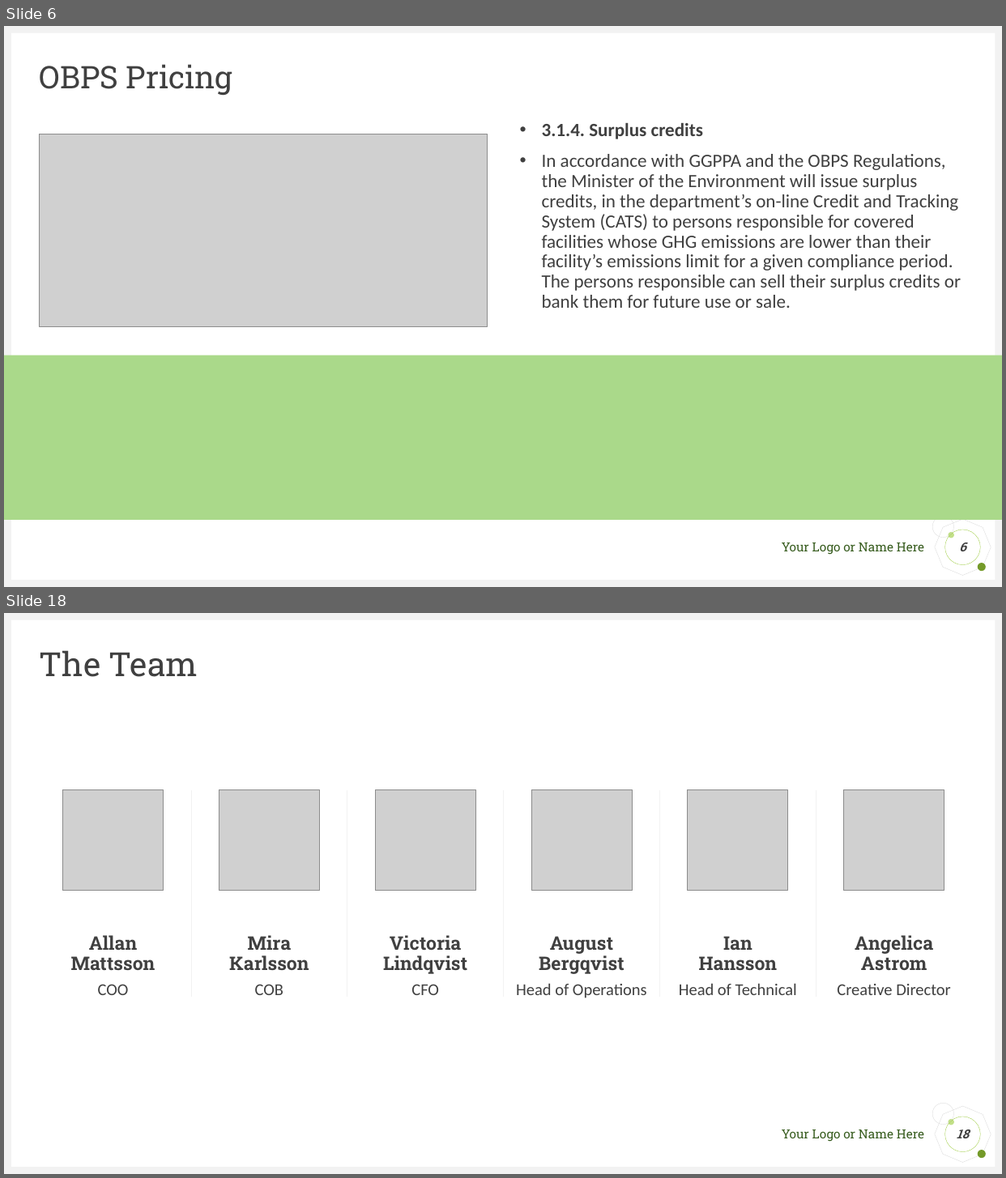
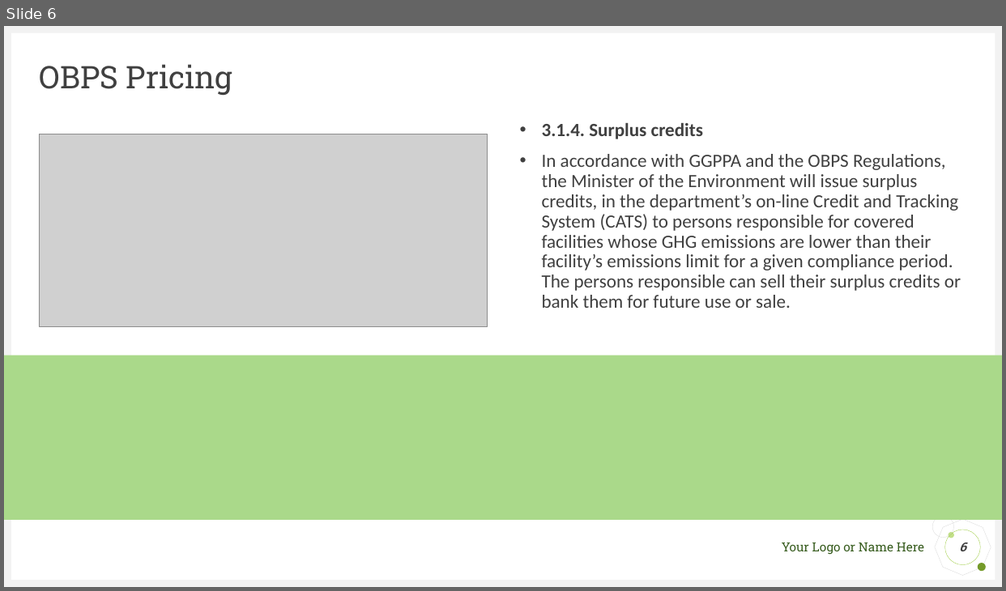
Before and after one commit to saimzuberi/Carbon_Credit_Market, a slide deck: Project Presentation/Final Presentation .pptx. Shown one above the other, each under a label of ours: slides 6 and 18 before the commit, slide 6 after it; the slides between them are not shown. The pictures are 1006x1178 and 1006x591 pixels, drawn with LibreOffice and Linux fonts; fonts in the diff are those of the drawing; grey boxes stand for pictures. Boxes give left, top, right and bottom in pixels: in the first picture for what was removed or moved away, otherwise in the second. Text is boxed around its words. In the diff, an @@ line names an element or a change of style, - is before the commit and + after.

```diff
--- a/Project Presentation/Final Presentation .pptx
+++ b/Project Presentation/Final Presentation .pptx
@@ slide 18 removed at (4, 613, 1002, 1174), background #FFFFFF; not listed: 9 template elements that a slide beside it also shows @@
@@ title removed at (40, 650, 198, 677) @@
-The Team
@@ picture removed at (62, 790, 163, 890) @@
@@ line removed from (191, 790) to (191, 997) @@
@@ picture removed at (219, 790, 319, 890) @@
@@ line removed from (347, 790) to (347, 997) @@
@@ picture removed at (375, 790, 475, 890) @@
@@ line removed from (503, 790) to (503, 997) @@
@@ picture removed at (532, 790, 632, 891) @@
@@ line removed from (660, 790) to (660, 997) @@
@@ picture removed at (688, 790, 788, 890) @@
@@ line removed from (816, 790) to (816, 997) @@
@@ picture removed at (844, 790, 944, 890) @@
@@ text removed at (71, 935, 155, 970) @@
-Allan
-Mattsson
@@ text removed at (229, 935, 309, 970) @@
-Mira
-Karlsson
@@ text removed at (383, 935, 467, 974) @@
-Victoria Lindqvist
@@ text removed at (539, 936, 624, 974) @@
-August
-Bergqvist
@@ text removed at (699, 936, 778, 970) @@
-Ian
-Hansson
@@ text removed at (854, 935, 933, 970) @@
-Angelica
-Astrom
@@ text removed at (98, 984, 129, 995) @@
-COO
@@ text removed at (255, 984, 283, 995) @@
-COB
@@ text removed at (411, 984, 439, 995) @@
-CFO
@@ text removed at (516, 983, 647, 999) @@
-Head of Operations
@@ text removed at (679, 983, 797, 995) @@
-Head of Technical
@@ text removed at (837, 984, 951, 995) @@
-Creative Director
@@ page number removed at (945, 1117, 980, 1152) @@
-18
```
Also in this commit, not shown: 4 slides changed, 9 slides added, 11 other slides removed, 9 other files.
